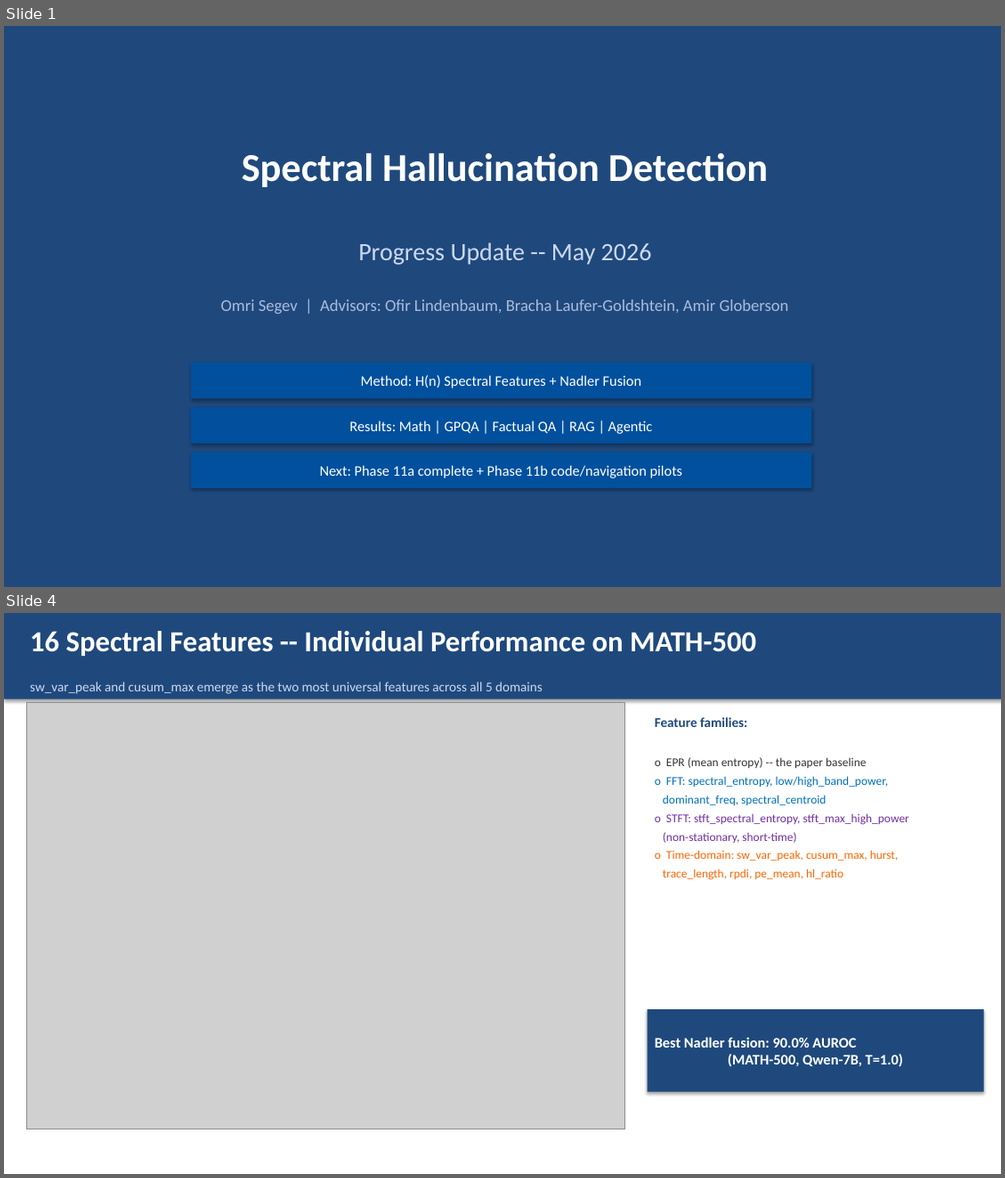
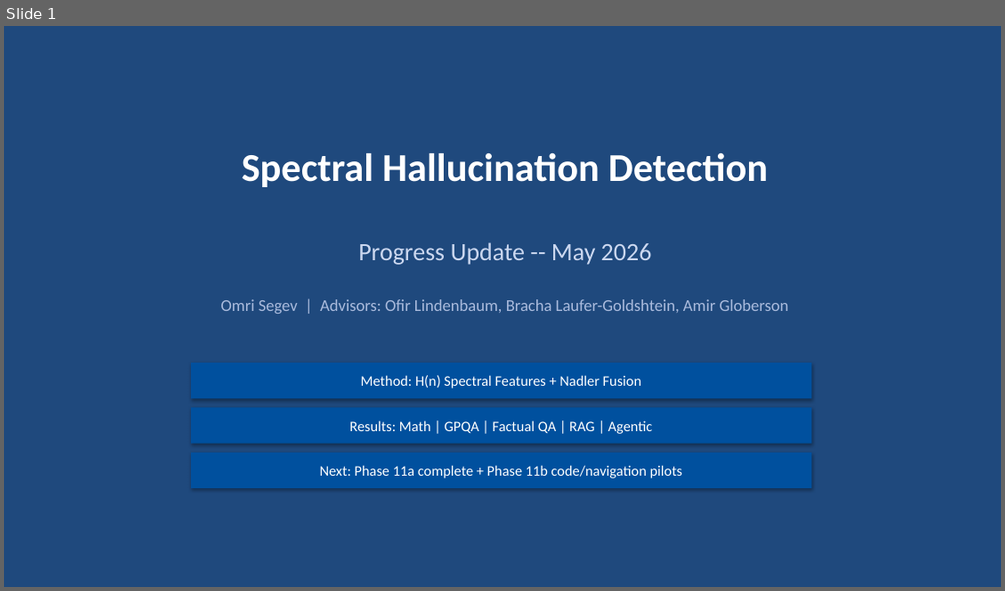
Before and after one commit to omrisegev/hallucination_detection, a slide deck: Hallucination_Detection_May18.pptx. Shown one above the other, each under a label of ours: slides 1 and 4 before the commit, slide 1 after it; the slides between them are not shown. The pictures are 1005x1178 and 1005x591 pixels, drawn with LibreOffice and Linux fonts; fonts in the diff are those of the drawing; grey boxes stand for pictures. Boxes give left, top, right and bottom in pixels: in the first picture for what was removed or moved away, otherwise in the second. Text is boxed around its words. In the diff, an @@ line names an element or a change of style, - is before the commit and + after.

```diff
--- a/Hallucination_Detection_May18.pptx
+++ b/Hallucination_Detection_May18.pptx
@@ slide 4 removed at box(4, 613, 1001, 1174), background #FFFFFF @@
@@ rectangle removed at box(4, 613, 1001, 699) @@
@@ text removed at box(30, 631, 756, 656) @@
-16 Spectral Features -- Individual Performance on MATH-500
@@ text removed at box(30, 682, 542, 694) @@
-sw_var_peak and cusum_max emerge as the two most universal features across all 5 domains
@@ picture removed at box(26, 703, 624, 1129) @@
@@ text removed at box(655, 717, 747, 727) @@
-Feature families:
@@ text removed at box(655, 757, 909, 880) @@
-o EPR (mean entropy) -- the paper baseline
-o FFT: spectral_entropy, low/high_band_power,
-dominant_freq, spectral_centroid
-o STFT: stft_spectral_entropy, stft_max_high_power
-(non-stationary, short-time)
-o Time-domain: sw_var_peak, cusum_max, hurst,
-trace_length, rpdi, pe_mean, hl_ratio
@@ rectangle removed at box(647, 1009, 984, 1092) @@
-Best Nadler fusion: 90.0% AUROC
-(MATH-500, Qwen-7B, T=1.0)
```
Also in this commit, not shown: 8 slides changed, 2 slides added, 1 other slide removed, 2 other files.
